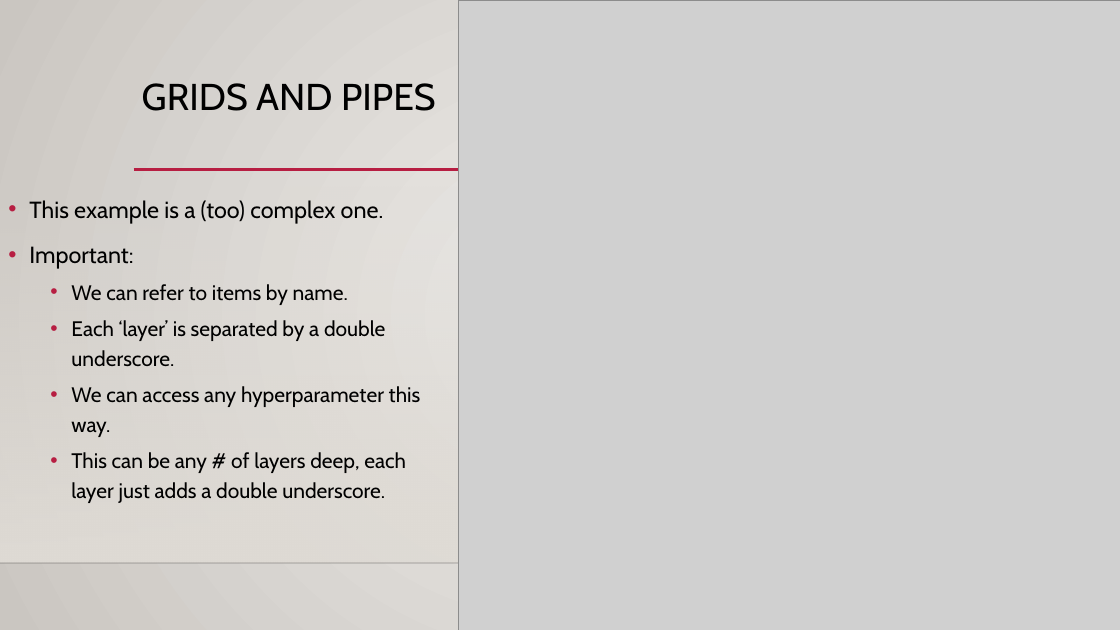
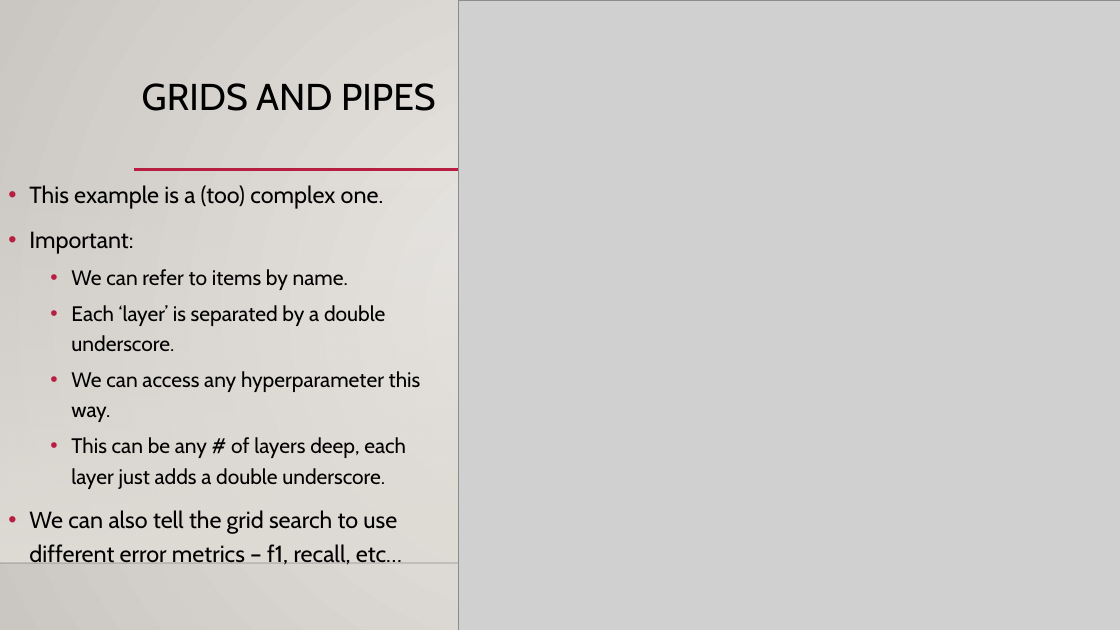
Before and after one commit to AkeemSemper/ML_for_Non_DS_Students, a slide deck: slide 12 of course_resources/slides/Used/017_Gridsearch.pptx (slide 9 before the commit). Drawn at 1120x630 pixels with LibreOffice and Linux fonts; fonts in the diff are those of the drawing; grey boxes stand for pictures; background and template pictures are left out. Boxes give left, top, right and bottom in pixels: in the first picture for what was removed or moved away, otherwise in the second. Text is boxed around its words. In the diff, an @@ line names an element or a change of style, - is before the commit and + after.

```diff
--- a/course_resources/slides/Used/017_Gridsearch.pptx
+++ b/course_resources/slides/Used/017_Gridsearch.pptx
@@ text "This example is a (too) ...": place and size @@
-text "This example is a (too) ..." at <box>29,200,421,503</box>
+text "This example is a (too) ..." at <box>29,185,421,565</box>
@@ text at <box>29,510,402,565</box>: paragraph added @@
+• We can also tell the grid search to use different error metrics – f1, recall, etc…
```
Also in this commit, not shown: 3 slides added, 1 other file.
